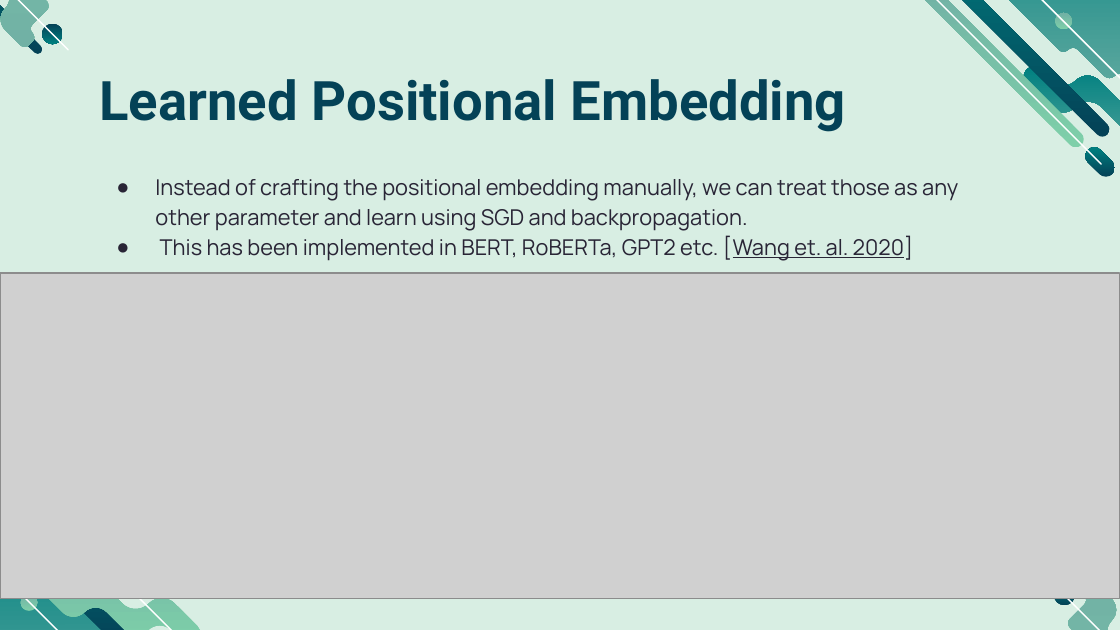
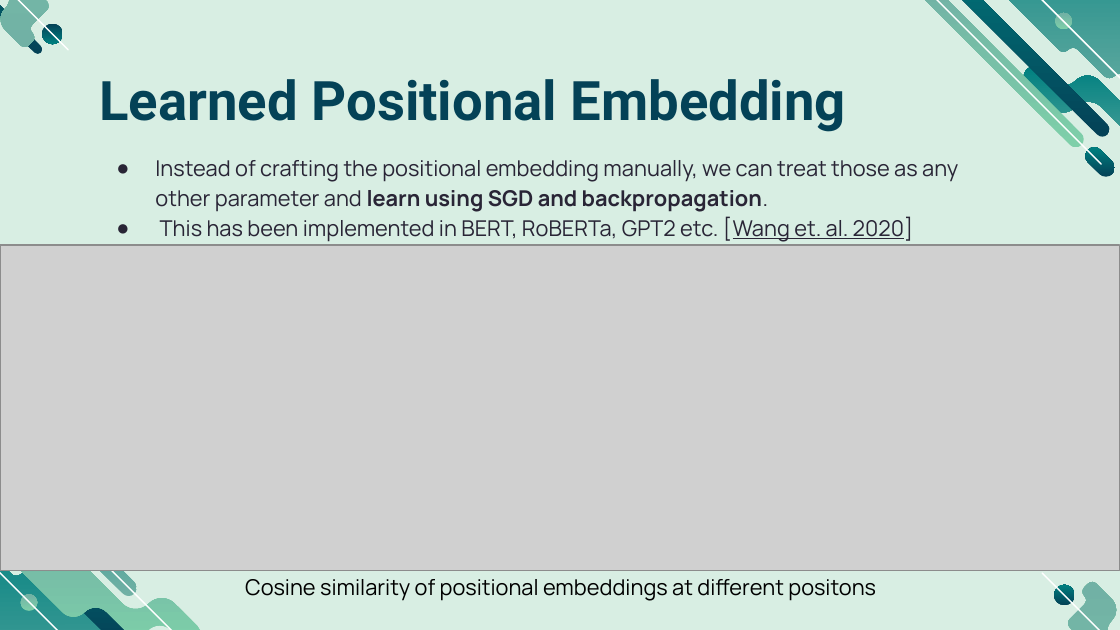
Before and after one commit to smlab-niser/23cs461, a slide deck: slide 24 of assignment/adhil/CS461_notes_positional_encoding.pptx (slide 22 before the commit). Drawn at 1120x630 pixels with LibreOffice and Linux fonts; fonts in the diff are those of the drawing; grey boxes stand for pictures. Boxes give left, top, right and bottom in pixels: in the first picture for what was removed or moved away, otherwise in the second. Text is boxed around its words. In the diff, an @@ line names an element or a change of style, - is before the commit and + after.

```diff
--- a/assignment/adhil/CS461_notes_positional_encoding.pptx
+++ b/assignment/adhil/CS461_notes_positional_encoding.pptx
@@ subtitle "Instead of crafting the positional ...": place and size @@
-subtitle "Instead of crafting the positional ..." at (155,179,958,261)
+subtitle "Instead of crafting the positional ..." at (155,160,958,242)
@@ subtitle at (155,160,958,212): bold on in "learn using SGD and backpropagation." @@
@@ picture: place and size @@
-picture at (0,273,1120,599)
+picture at (0,245,1120,571)
@@ text added at (245,579,876,601), 14 pt, text #000000 @@
+Cosine similarity of positional embeddings at different positons
```
Also in this commit, not shown: 10 other slides changed, 2 slides added, 3 other files.
